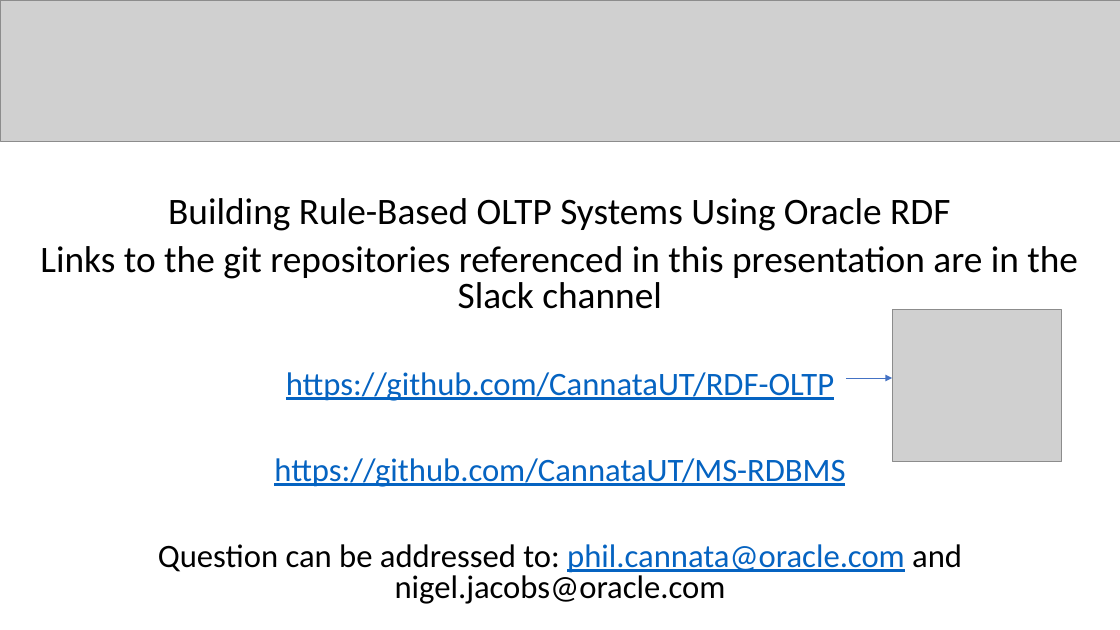
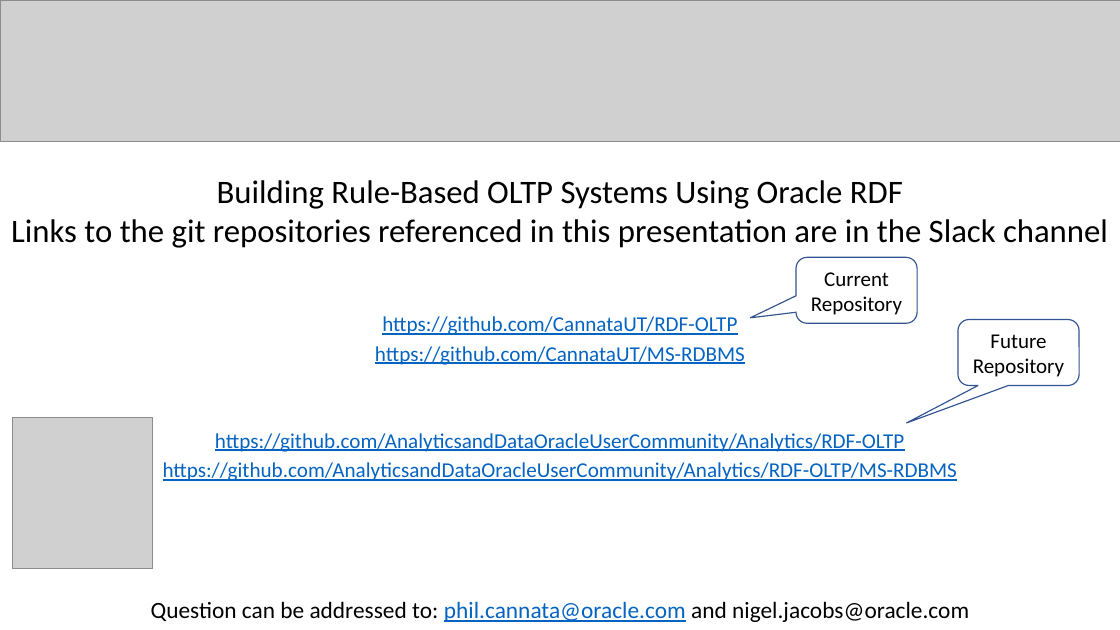
Before and after one commit to CannataUT/RDF-DB, a slide deck: slide 2 of docs/TechCast Days Presentation V2.pptx. Drawn at 1120x630 pixels with LibreOffice and Linux fonts; fonts in the diff are those of the drawing; grey boxes stand for pictures. Boxes give left, top, right and bottom in pixels: in the first picture for what was removed or moved away, otherwise in the second. Text is boxed around its words. In the diff, an @@ line names an element or a change of style, - is before the commit and + after.

```diff
--- a/docs/TechCast Days Presentation V2.pptx
+++ b/docs/TechCast Days Presentation V2.pptx
@@ text at [11, 180, 1108, 622]: size 32 to 28.1 pt in "Building Rule-Based OLTP Systems Using Oracle RDF", "Links to the git repositories referenced in ..."; size 28 to 18.1 pt in "https://github.com/CannataUT/RDF-OLTP", "https://github.com/CannataUT/MS-RDBMS"; size 28 to 20 pt in "Question can be addressed to: phil.cannata@oracle.com and ..."; line spacing 0.8 to 0.7 @@
@@ rounded speech box added at [797, 257, 918, 323], outline #325491 1 pt, 18 pt, text #000000 @@
+Current Repository
@@ picture removed at [892, 310, 1061, 462] @@
@@ rounded speech box added at [959, 319, 1080, 385], outline #325491 1 pt, 18 pt, text #000000 @@
+Future Repository
@@ arrow removed from (846, 378) to (892, 378) @@
@@ picture added at [13, 417, 152, 568] @@
@@ text at [163, 433, 957, 481]: paragraphs added @@
+https://github.com/AnalyticsandDataOracleUserCommunity/Analytics/RDF-OLTP
+https://github.com/AnalyticsandDataOracleUserCommunity/Analytics/RDF-OLTP/MS-RDBMS
```
Also in this commit, not shown: 1 other slide changed.
